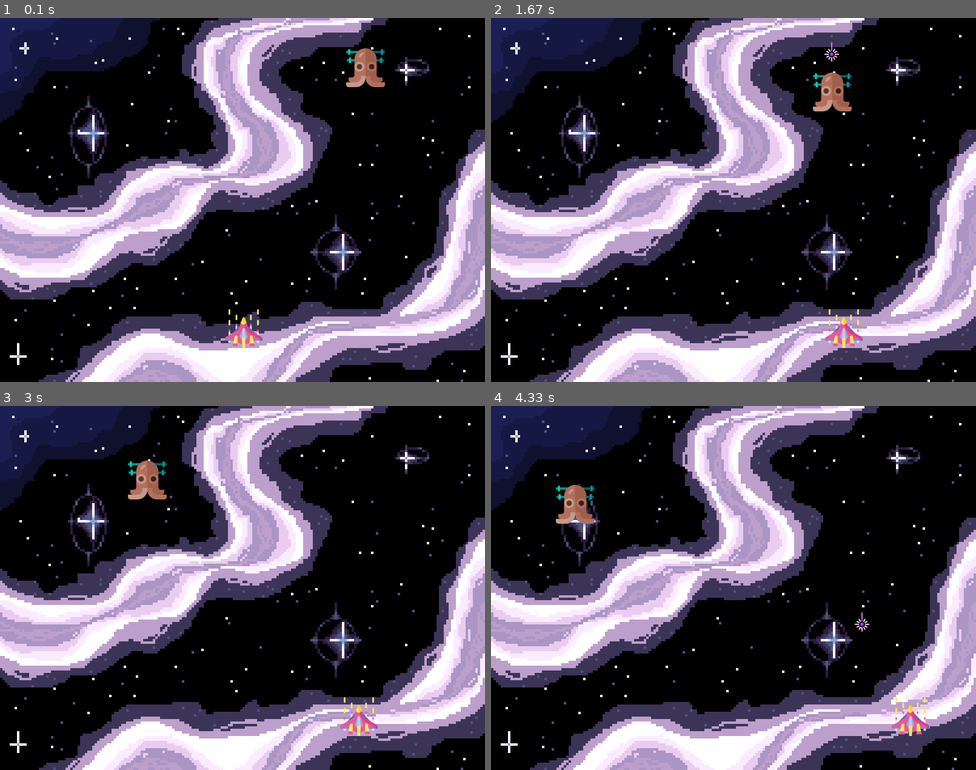
Above: before the commit, frames 1-4 (two rows, left to right).
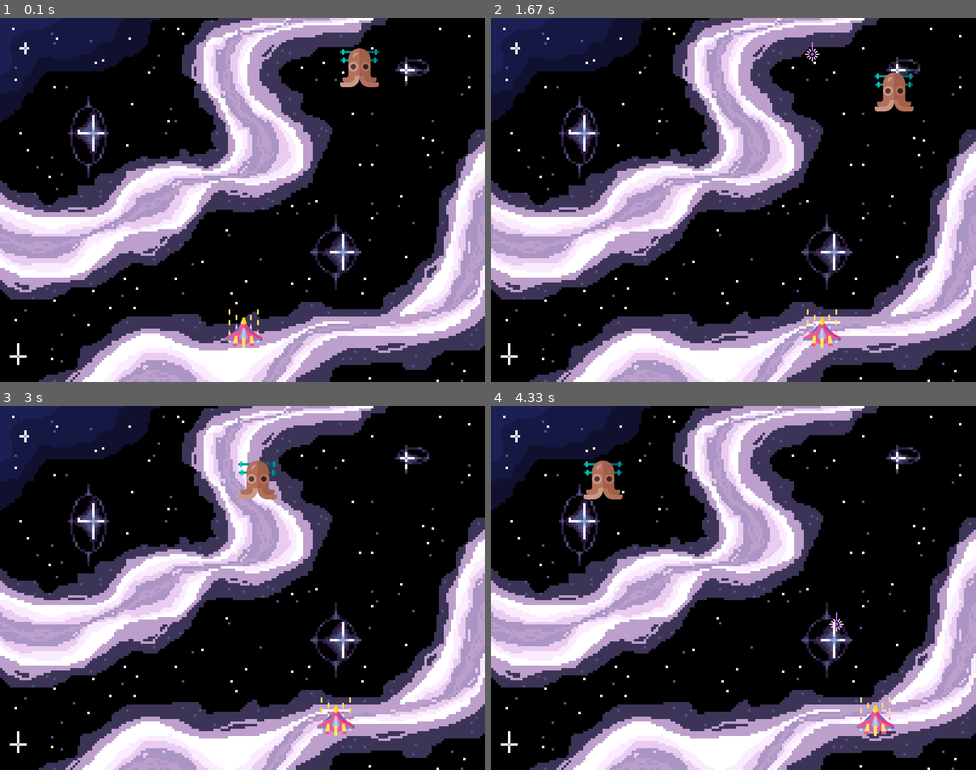
Above: after the commit, the same moments.

Repository: leahk39/pygame_ICS3U_LK
Game: pygame game, started from main.py
Two runs of this game, one before a commit and one after it. Both use one fixed random seed, a clock stepped at 60 frames per second and the inputs below.
Inputs:
- Up to frame 1 (0.1 s): no input
- Up to frame 2 (1.67 s): hold Right 0.33-0.8 s; hold Right 0.83-1.3 s; tap Space at 0.9, 1.2, 1.4 s; hold Left from 1.33 s (still down)
- Up to frame 3 (3 s): tap Space at 1.7, 1.97, 2.27, 2.4, 2.7 s; release Left at 1.87 s; hold Left 1.9-2.3 s; hold Right 2.33-2.97 s
- Up to frame 4 (4.33 s): hold Left 3-3.47 s; tap Space at 3.07, 3.37, 3.57, 3.87, 4.07 s; hold Right 3.5-3.97 s; hold Right from 4 s (still down)

The runs differ from the first frame. In frame 1, 0.5% of the frame differs, in the area x 70-80%, y 8-19%; in frame 2, 1.9%; in frame 3, 1.8%; in frame 4, 2.0%, in the area x 13-91%, y 15-91%.

Commit message:
vid 13, 2:03

Diff:
--- a/main.py
+++ b/main.py
@@ -25,7 +25,7 @@
 enemyImg = pygame.image.load('enemy.png')
 enemyX = random.randint(0, 800)
 enemyY = random.randint(50, 150)
-enemyX_change = 4
+enemyX_change = 3
 enemyY_change = 40
 
 # laser
@@ -70,9 +70,9 @@
         # if keystroke is pressed check whether it is left or right
         if event.type == pygame.KEYDOWN:
             if event.key == pygame.K_LEFT:
-                playerX_change = - 5
+                playerX_change = - 4
             if event.key == pygame.K_RIGHT:
-                playerX_change = 5
+                playerX_change = 4
             if event.key == pygame.K_SPACE:
                 if laser_state == "ready":
                     # get the current x coordinate of the spaceship
@@ -98,10 +98,10 @@
     enemyX += enemyX_change
 
     if enemyX <= 0:
-        enemyX_change = 4
+        enemyX_change = 3
         enemyY += enemyY_change
     elif enemyX >= 736:
-        enemyX_change = -4
+        enemyX_change = -3
         enemyY += enemyY_change
 
     # laser movement
